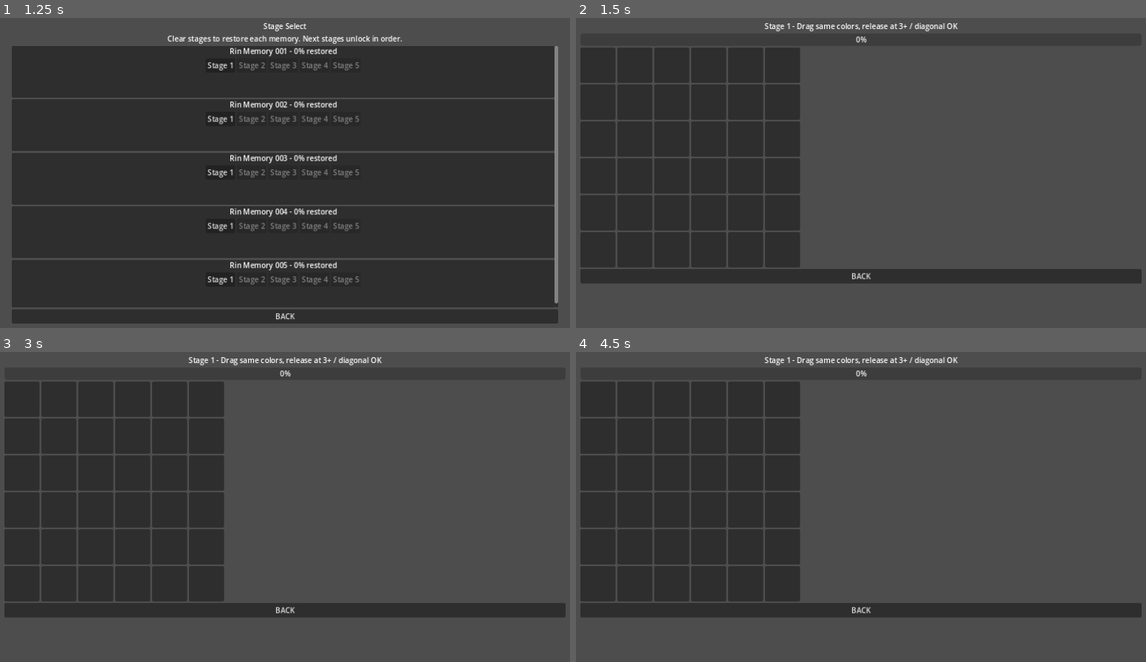
Above: before the commit, frames 1-4 (two rows, left to right).
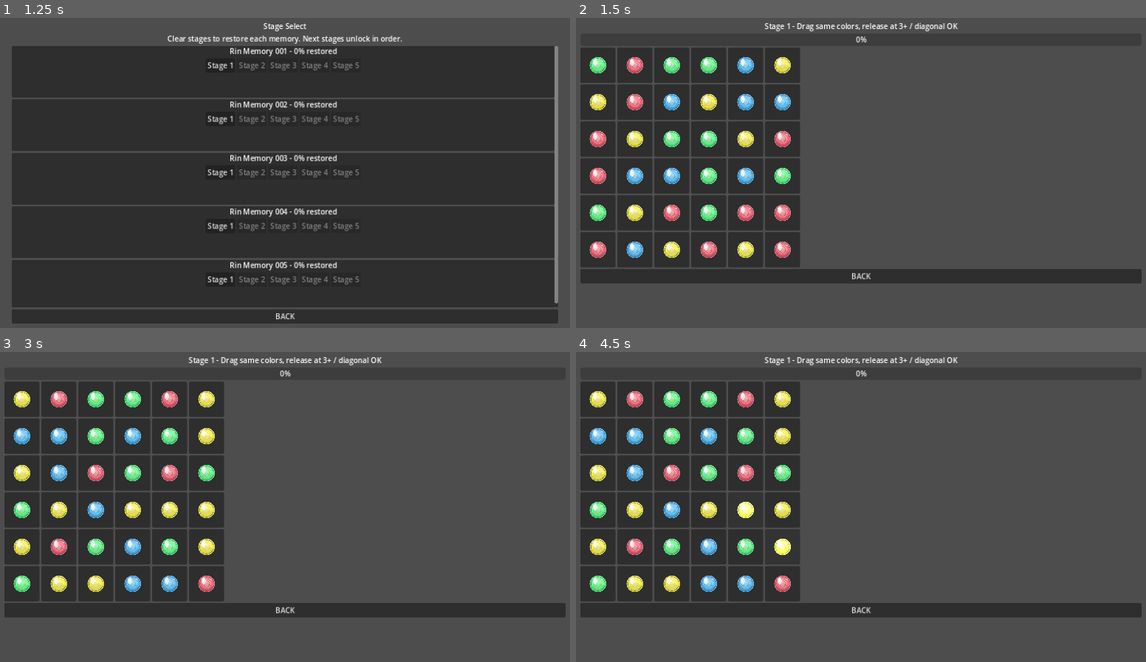
Above: after the commit, the same moments.

Repository: uzupiyo/Lost-Memoria
Game: Godot game, scene res://scenes/title/title.tscn
Same seed, same stepped clock (60 frames per second), same inputs: the game is played once before the commit and once after it.
Inputs (mouse positions are in pixels of both pictures, inside the frame that each line leads up to):
- Up to frame 1 (1.25 s): click "START" at 0.5 s
- Up to frame 2 (1.5 s): click "Stage 1" at 1.25 s
- Up to frame 3 (3 s): click "BACK" at 2 s; click "Stage 1" at 2.75 s
- Up to frame 4 (4.5 s): tap Enter at 3.5 s; move the mouse to (992, 488) at 3.52 s; click (992, 488) at 3.67 s; tap Space at 4.25 s; drag from (741, 522) to (832, 572) at 4.27 s

Frame 1 is identical in both runs. In frame 2, 4.5% of the frame differs, in the area x 2-38%, y 12-78%; in frame 3, 4.5%; in frame 4, 4.5%.
Error before the commit: Invalid assignment of property or key 'texture' with value of type 'CompressedTexture2D' on a base object of type 'null instance'. (res://scripts/puzzle_screen…

Commit message:
Fix null TextureRect access in puzzle drops

Diff:
--- a/scripts/puzzle_screen.gd
+++ b/scripts/puzzle_screen.gd
@@ -97,6 +97,7 @@
 	panel.mouse_entered.connect(_on_piece_mouse_entered.bind(index))
 
 	var center: CenterContainer = CenterContainer.new()
+	center.name = "PieceCenter"
 	center.mouse_filter = Control.MOUSE_FILTER_IGNORE
 	center.set_anchors_preset(Control.PRESET_FULL_RECT)
 	panel.add_child(center)
@@ -278,18 +279,19 @@
 		var piece: PanelContainer = piece_controls[i]
 		var piece_color: int = pieces[i]
 		var texture: Texture2D = _get_drop_texture(piece_color)
-		var texture_rect: TextureRect = piece.get_node("CenterContainer/DropImage") as TextureRect
-		var label: Label = piece.get_node("CenterContainer/FallbackLabel") as Label
-		if texture != null:
-			texture_rect.texture = texture
-			texture_rect.show()
-			label.hide()
-		else:
-			texture_rect.texture = null
-			texture_rect.hide()
-			label.text = _piece_symbol(piece_color)
-			label.add_theme_color_override("font_color", _piece_font_color(piece_color))
-			label.show()
+		var texture_rect: TextureRect = piece.get_node_or_null("PieceCenter/DropImage") as TextureRect
+		var label: Label = piece.get_node_or_null("PieceCenter/FallbackLabel") as Label
+		if texture_rect != null and label != null:
+			if texture != null:
+				texture_rect.texture = texture
+				texture_rect.show()
+				label.hide()
+			else:
+				texture_rect.texture = null
+				texture_rect.hide()
+				label.text = _piece_symbol(piece_color)
+				label.add_theme_color_override("font_color", _piece_font_color(piece_color))
+				label.show()
 		if selected_indices.has(i):
 			piece.modulate = Color(1.35, 1.35, 1.35)
 		else:
